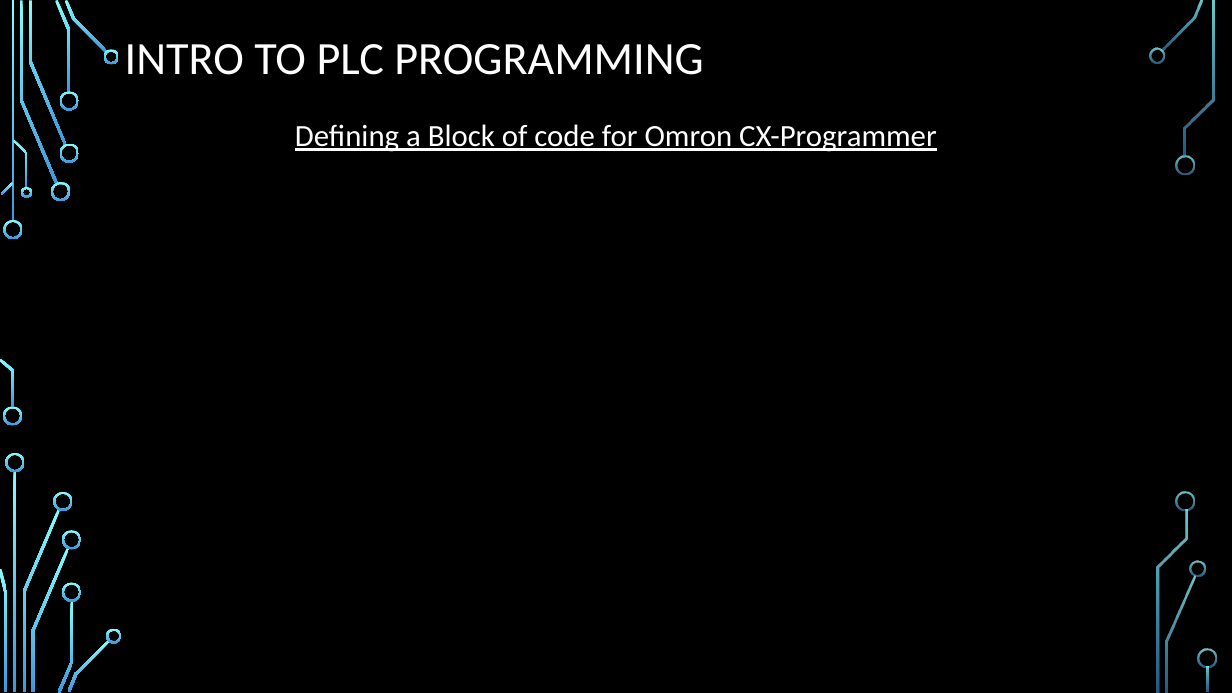
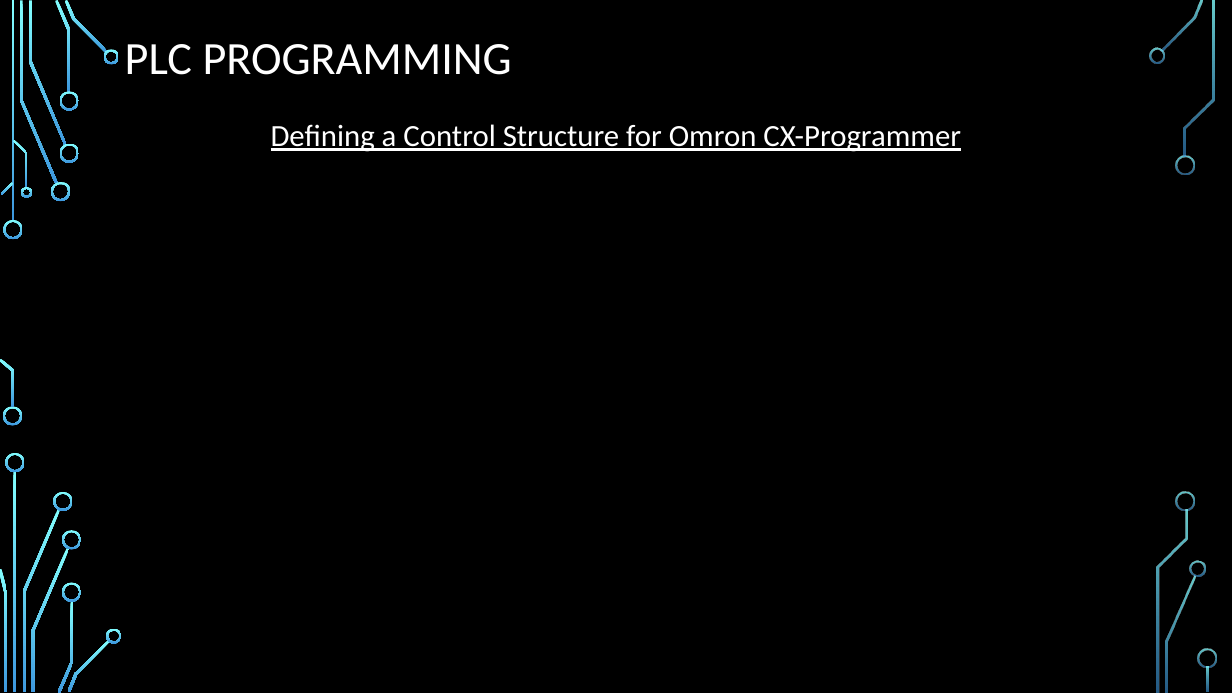
Before and after one commit to ramo1266/PLCProgrammingCourse, a slide deck: slide 7 of PowerPoint/PLC programming - Part 1 - Problems with Large Programs and Solution.pptx (slide 6 before the commit). Drawn at 1232x693 pixels with LibreOffice and Linux fonts; fonts in the diff are those of the drawing; background and template pictures are left out. Boxes give left, top, right and bottom in pixels: in the first picture for what was removed or moved away, otherwise in the second. Text is boxed around its words. In the diff, an @@ line names an element or a change of style, - is before the commit and + after.

```diff
--- a/PowerPoint/PLC programming - Part 1 - Problems with Large Programs and Solution.pptx
+++ b/PowerPoint/PLC programming - Part 1 - Problems with Large Programs and Solution.pptx
@@ title at [125,44,512,75]: text changed @@
-INTRO TO PLC PROGRAMMING
+PLC PROGRAMMING
@@ text at [271,124,961,152]: text changed @@
-Defining a Block of code for Omron CX-Programmer
+Defining a Control Structure for Omron CX-Programmer
```
Also in this commit, not shown: 7 other slides changed, 3 slides added, 7 other files.
